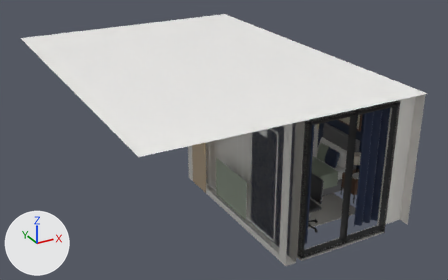
The glTF model public/tour-assets/g-type/v2/glb/ROOM2.glb: old version first, new version second.
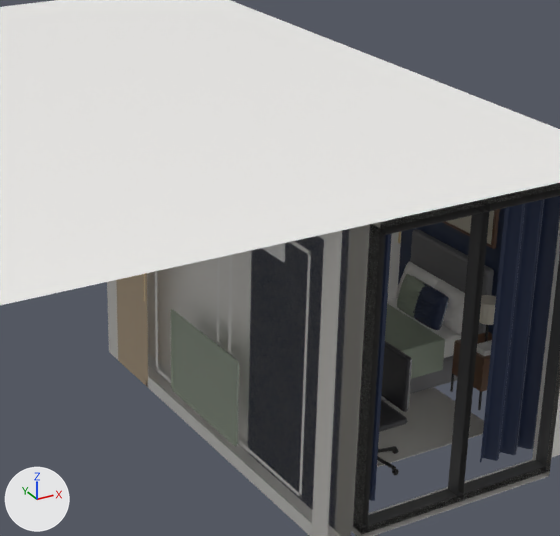
There are two pictures of each version: one whole from a 50 mm lens placed at (5.17, -4.54, 5.92), pointed at (10.66, 5.44, 0.93), one close up on the part from 31% to 87% of the width and 7% to 93% of the height. Arrows for +X, +Y and +Z are at lower left; the lights stay in place. The first two pictures are the older version. Vertices at exactly the same position are counted once.

Script lines for the objects in view, before the commit:
```python
ob_web_room2 = bpy.data.objects.new('WEB_ROOM2', me_web_room2)
ob_web_room2.location = (0.0, 0.0, 0.0)
```
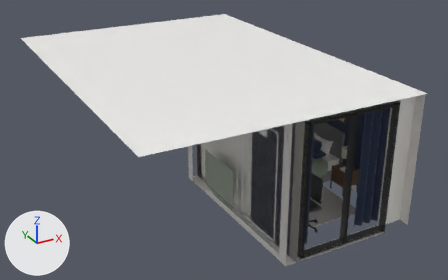
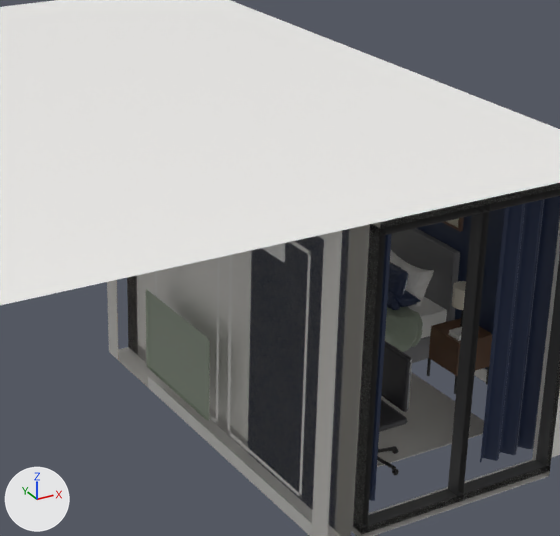
Boxes (x1, y1, x2, y2) around the edits, measured in the close-ups (560 x 536 px; the box of a moved part takes in the faces that stretch with it):
part 1 of me_web_room2, added: after (427, 357, 431, 376)
part 2 of me_web_room2, moved or reshaped (not visible afterwards): before (387, 231, 402, 300)
part 3 of me_web_room2, moved or reshaped (mostly hidden afterwards): before (442, 209, 500, 249); after (442, 217, 464, 232)
part 4 of me_web_room2, added: after (407, 297, 447, 338)
part 5 of me_web_room2, rebuilt: before (410, 229, 494, 334); after (391, 228, 460, 322)
part 6 of me_web_room2, rebuilt: before (381, 356, 457, 401); after (403, 336, 430, 363)
part 7 of me_web_room2, rebuilt: before (171, 309, 239, 446); after (145, 289, 210, 420)
part 8 of me_web_room2, added: after (429, 318, 492, 394)
part 9 of me_web_room2, deleted (mostly hidden): before (144, 231, 496, 381)
part 10 of me_web_room2, cut back (mostly hidden afterwards): before (116, 261, 492, 410); after (116, 250, 466, 361)

What changed in the scene script:
```text
Add mat_mat_g_lacquer_ivory:
    mat_mat_g_lacquer_ivory = principled_material('MAT_G_LACQUER_IVORY')
    mat_mat_g_lacquer_ivory.base_color = (0.8, 0.77, 0.72)  # white #e7e3dd
    mat_mat_g_lacquer_ivory.roughness = 0.4
Add mat_mat_g_marble_floor_white:
    mat_mat_g_marble_floor_white = principled_material('MAT_G_MARBLE_FLOOR_WHITE')
    mat_mat_g_marble_floor_white.base_color = (0.9, 0.89, 0.87)  # white #f3f2f0
    mat_mat_g_marble_floor_white.roughness = 0.4
Add mat_mat_g_builtin_reveal:
    mat_mat_g_builtin_reveal = principled_material('MAT_G_BUILTIN_REVEAL')
    mat_mat_g_builtin_reveal.base_color = (0.03, 0.028, 0.026)  # dark grey #302f2d
    mat_mat_g_builtin_reveal.roughness = 0.4
Change me_web_room2:
    used by ob_web_room2; location = (0.0, 0.0, 0.0)
    remove me_web_room2.from_pydata(...)  # 11542 vertices, 22630 faces; spans x 7.7..12.8, y 2.35..9.3, z 0.0..2.5
    add me_web_room2.from_pydata(...)  # 33709 vertices, 68023 faces; spans x 7.7..12.8, y 2.35..9.3, z 0.0..2.5
    me_web_room2 part 1: a new loose piece, a box spanning x 12.398..12.414, y 4.141..4.164, z 0.0..0.18, in mat_mat_g_black_metal (black #272727)
    me_web_room2 part 2: the loose piece of 8 vertices spanning x 12.27..12.8, y 5.16..5.17, z 0.06..2.44 is scaled about its middle by (0.0299, 1.5, 0.0757), then moved by (0.23, -1.01, -1.16), in mat_mat_g_black_metal (black #272727)
    me_web_room2 part 3: the loose piece of 28 vertices spanning x 12.76..12.79, y 3.85..4.91, z 1.27..2.05 is moved by (0.0, 0.45, 0.0)
    me_web_room2 part 4: a new loose piece, a box spanning x 11.0..12.71, y 4.33..5.32, z 0.29..0.51, in mat_mat_g_bed_sheet_white (white #f3f2ef)
    me_web_room2 part 5: the loose piece of 80 vertices spanning x 12.71..12.78, y 3.84..4.92, z 0.18..1.08 is rebuilt with 321 vertices and now spans x 12.71..12.78, y 4.29..5.37, z 0.18..1.08
    me_web_room2 part 6: the loose piece of 56 vertices spanning x 11.0..12.71, y 3.88..4.88, z 0.05..0.29 is rebuilt with 444 vertices and now spans x 11.0..12.71, y 4.34..5.33, z 0.05..0.29
    me_web_room2 part 7: the loose piece of 32 vertices spanning x 10.07..10.09, y 3.59..4.67, z 0.23..0.98 is rebuilt with 122 vertices and now spans x 10.07..10.09, y 4.04..5.12, z 0.23..0.98
    me_web_room2 part 8: a new loose piece of 35 vertices spanning x 12.4..12.77, y 3.77..4.16, z 0.0..0.49
    me_web_room2 part 9: 26 loose pieces with 1995 vertices, spanning x 10.07..12.8, y 2.81..5.2, z 0.0..2.44, are deleted
    me_web_room2 part 10: 73 vertices moved within x 11.72..12.71, y 3.95..4.92, z 0.45..0.8; 4734 vertices removed from x 10.1..12.8, y 3.44..5.17, z 0.0..2.5; 28126 vertices added at x 10.07..12.8, y 3.81..5.95, z 0.0..2.5
    remove me_web_room2.materials.append(mat_mat_g_cabinet_white)  # white #eceae5
    remove me_web_room2.materials.append(mat_mat_g_shadow_gap)  # black #272727
    remove me_web_room2.materials.append(mat_mat_g_soil)  # brown #3f352c
    add me_web_room2.materials.append(mat_mat_g_lacquer_ivory)  # white #e7e3dd
    add me_web_room2.materials.append(mat_mat_g_builtin_reveal)  # dark grey #302f2d
    add me_web_room2.materials.append(mat_mat_g_marble_floor_white)  # white #f3f2f0
```
